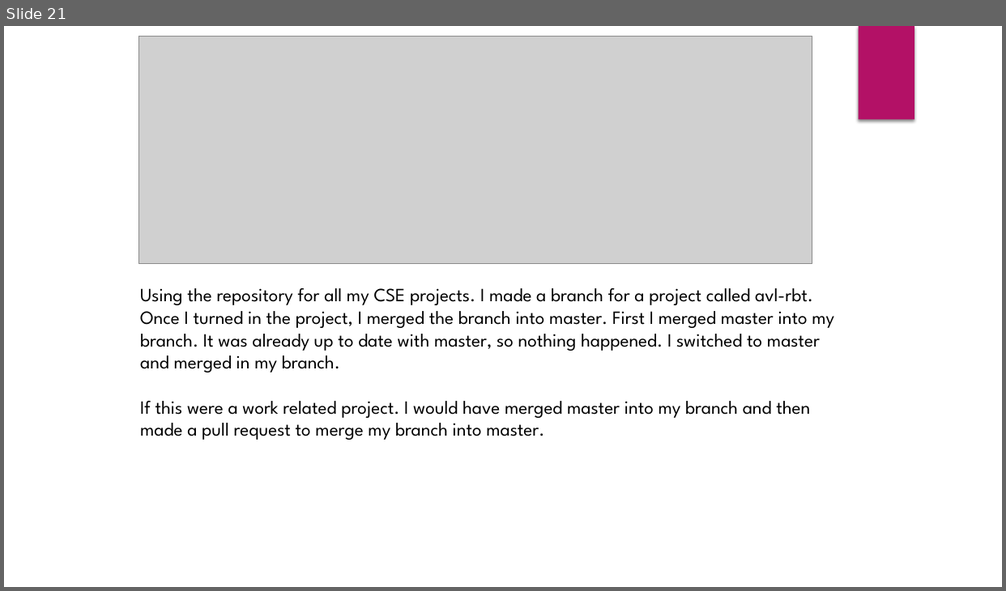
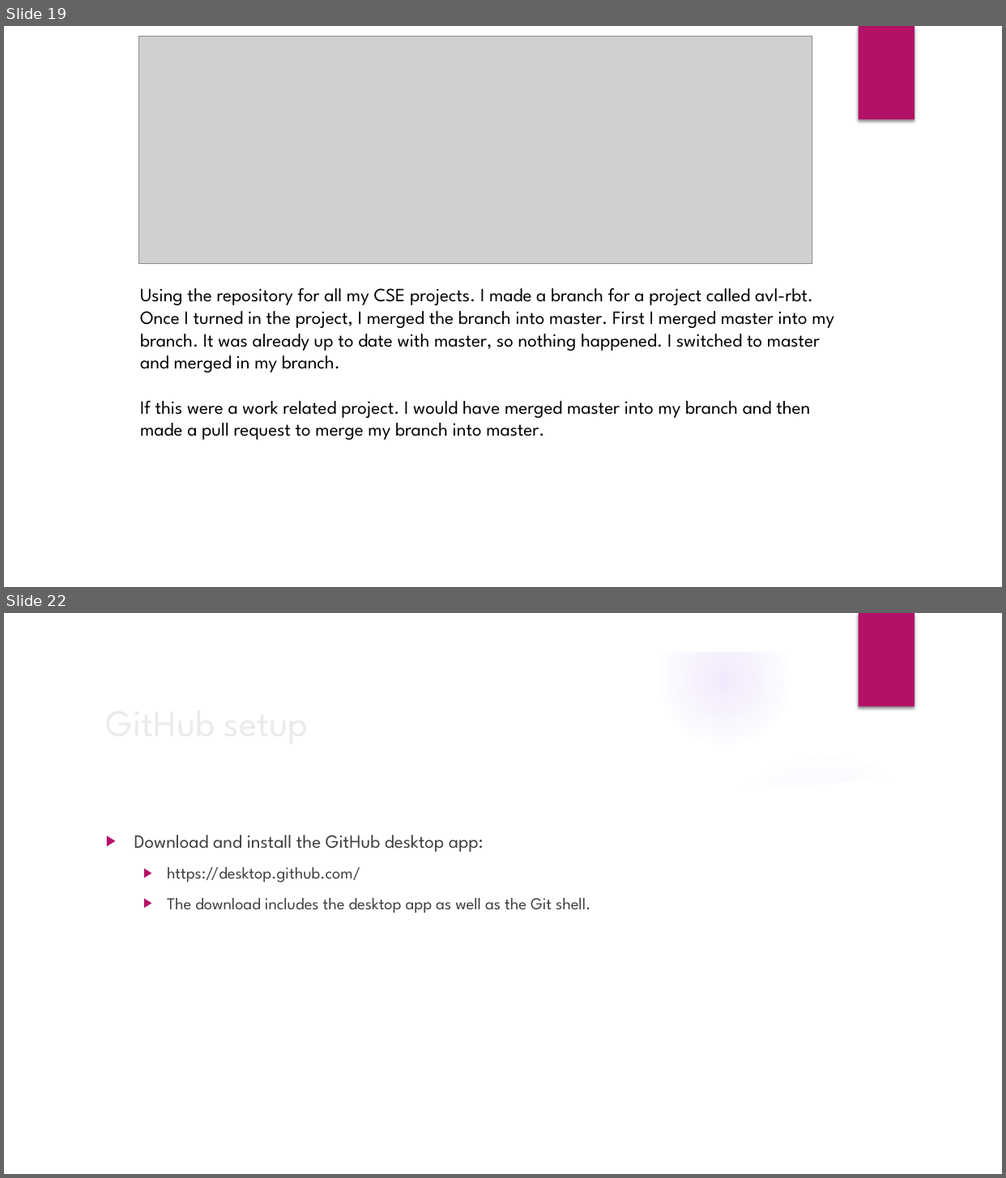
Before and after one commit to cdobos/git_session, a slide deck: Intro to git.pptx. Shown one above the other, each under a label of ours: slide 21 before the commit, slides 19 and 22 after it; the slides between them are not shown. The pictures are 1006x591 and 1006x1178 pixels, drawn with LibreOffice and Linux fonts; fonts in the diff are those of the drawing; grey boxes stand for pictures; background and template pictures are left out. Boxes give left, top, right and bottom in pixels: in the first picture for what was removed or moved away, otherwise in the second. Text is boxed around its words. In the diff, an @@ line names an element or a change of style, - is before the commit and + after.

Commit message:
cleanup and added github setup

```diff
--- a/Intro to git.pptx
+++ b/Intro to git.pptx
@@ slide 22 added at bbox=[4, 613, 1002, 1174], background picture (left out); not listed: 1 template element that a slide beside it also shows @@
@@ group added at bbox=[4, 613, 1002, 1174]: 5 ellipses, 3 freeform shapes @@
@@ title added at bbox=[98, 692, 816, 750], 36 pt, text #EBEBEB @@
+GitHub setup
@@ text added at bbox=[134, 835, 590, 914], 16 pt, text #404040 @@
+▶ Download and install the GitHub desktop app:
+  ▶ https://desktop.github.com/
+  ▶ The download includes the desktop app as well as the Git shell.
@@ what was slide 21 is now slide 19 @@
```
Also in this commit, not shown: 11 slides changed, 2 other slides added, 3 slides removed.
